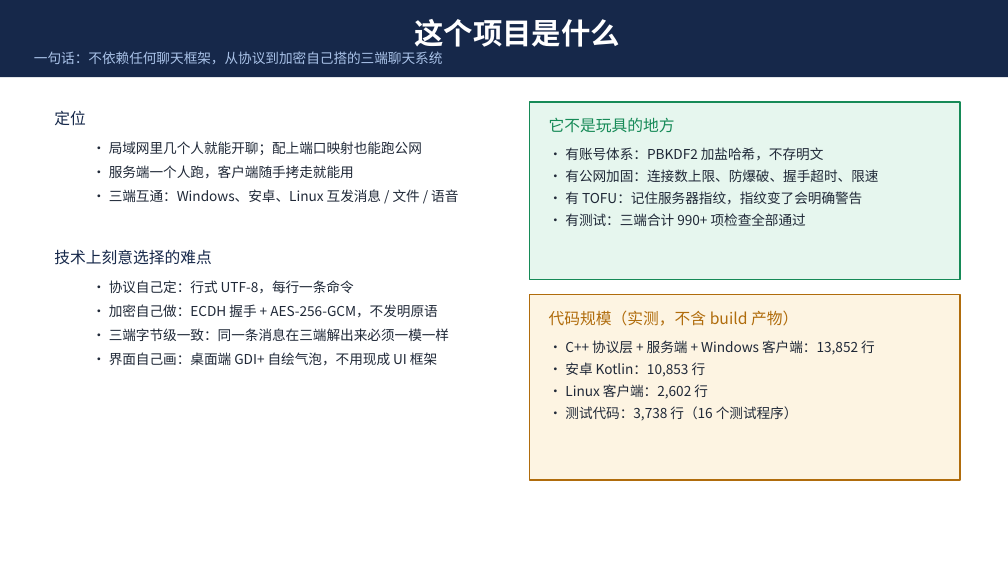
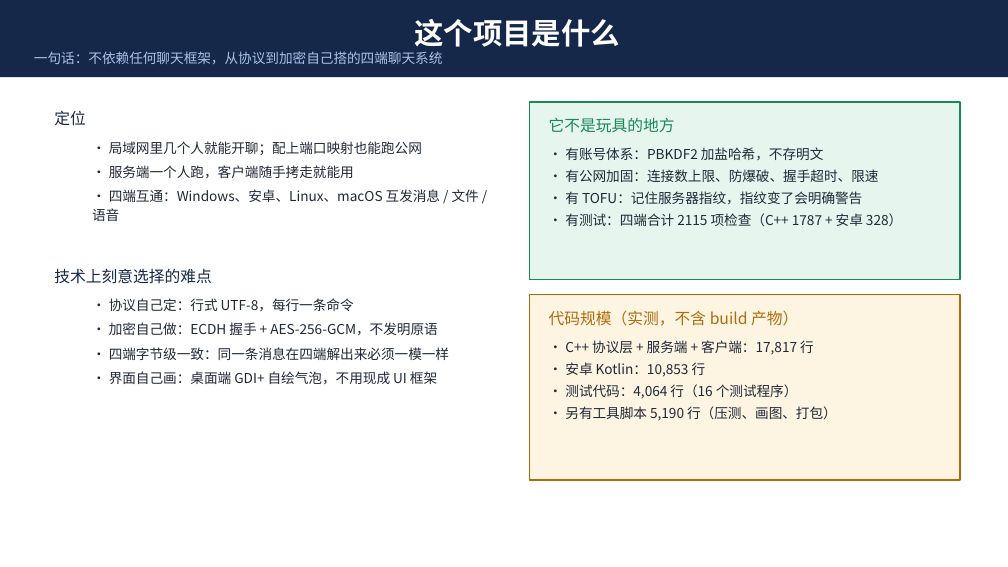
Before and after one commit to dongfang20101113/DChat, a slide deck: slide 2 of dchat-项目介绍.pptx. Drawn at 1008x567 pixels with LibreOffice and Linux fonts; fonts in the diff are those of the drawing. Boxes give left, top, right and bottom in pixels: in the first picture for what was removed or moved away, otherwise in the second. Text is boxed around its words. In the diff, an @@ line names an element or a change of style, - is before the commit and + after.

```diff
--- a/dchat-项目介绍.pptx
+++ b/dchat-项目介绍.pptx
@@ text in rectangle at [34, 51, 442, 64]: text changed @@
-一句话：不依赖任何聊天框架，从协议到加密自己搭的三端聊天系统
+一句话：不依赖任何聊天框架，从协议到加密自己搭的四端聊天系统
@@ text at [92, 189, 479, 221]: text changed @@
-  · 三端互通：Windows、安卓、Linux 互发消息 / 文件 / 语音
+  · 四端互通：Windows、安卓、Linux、macOS 互发消息 / 文件 / 语音
@@ text at [565, 213, 902, 226]: text changed @@
-· 有测试：三端合计 990+ 项检查全部通过
+· 有测试：四端合计 2115 项检查（C++ 1787 + 安卓 328）
@@ text at [109, 347, 449, 360]: text changed @@
-  · 三端字节级一致：同一条消息在三端解出来必须一模一样
+  · 四端字节级一致：同一条消息在四端解出来必须一模一样
@@ text at [565, 340, 814, 355]: text changed @@
-· C++ 协议层 + 服务端 + Windows 客户端：13,852 行
+· C++ 协议层 + 服务端 + 客户端：17,817 行
@@ text at [565, 384, 837, 421]: text changed @@
-· Linux 客户端：2,602 行
-· 测试代码：3,738 行（16 个测试程序）
+· 测试代码：4,064 行（16 个测试程序）
+· 另有工具脚本 5,190 行（压测、画图、打包）
```
Also in this commit, not shown: 13 other slides changed, 4 other files.
